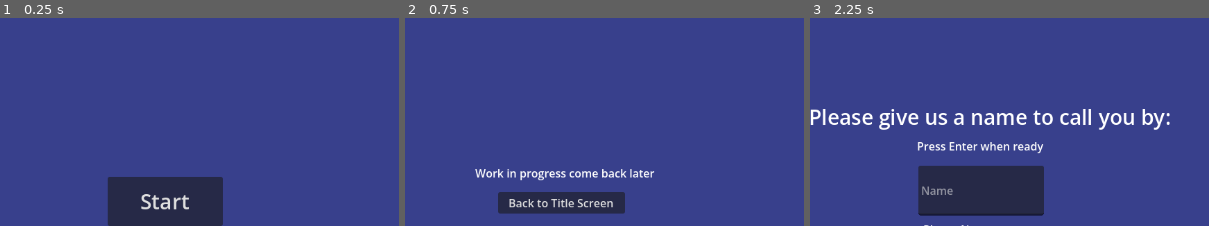
Above: before the commit, frames 1-3 (left to right).
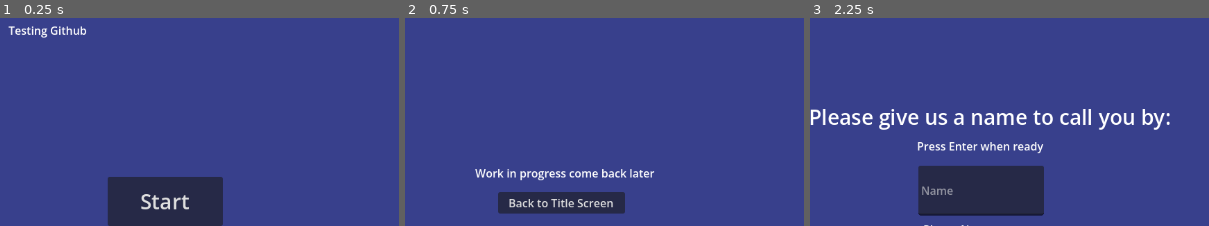
Above: after the commit, the same moments.

Repository: AlexandraWong22054/91906
Game: Godot game, scene res://node_2d.tscn
Two runs of this game, one before a commit and one after it. Both use one fixed random seed, a clock stepped at 60 frames per second and the inputs below.
Inputs:
- Up to frame 1 (0.25 s): no input
- Up to frame 2 (0.75 s): click "Settings" at 0.5 s
- Up to frame 3 (2.25 s): click "Back to Title Screen" at 1.25 s; click "Start" at 2 s
The pictures show only the part of the screen within x 29-78%, y 20-70%; the shares and areas given below are measured in that part.

The runs differ from the first frame. In frame 1, 0.5% of the frame differs, in the area x 2-22%, y 3-10%; in frame 2, nothing differs; in frame 3, nothing differs.

Commit message:
Testing Github
Just ensuring my Github is connected and works properly. Only added a label with the text: "Testing Github."

Diff:
--- a/node_2d.tscn
+++ b/node_2d.tscn
@@ -38,6 +38,14 @@
 text = "Exit"
 script = ExtResource("1_wtcfe")
 
+[node name="Label" type="Label" parent="." unique_id=275974050]
+layout_mode = 0
+offset_left = 341.0
+offset_top = 126.0
+offset_right = 465.0
+offset_bottom = 176.0
+text = "Testing Github"
+
 [connection signal="pressed" from="Start Button" to="Start Button" method="_on_pressed"]
 [connection signal="pressed" from="Settings Button" to="Start Button" method="_on_settings_button_pressed"]
 [connection signal="pressed" from="Settings Button" to="Settings Button" method="_on_pressed"]
